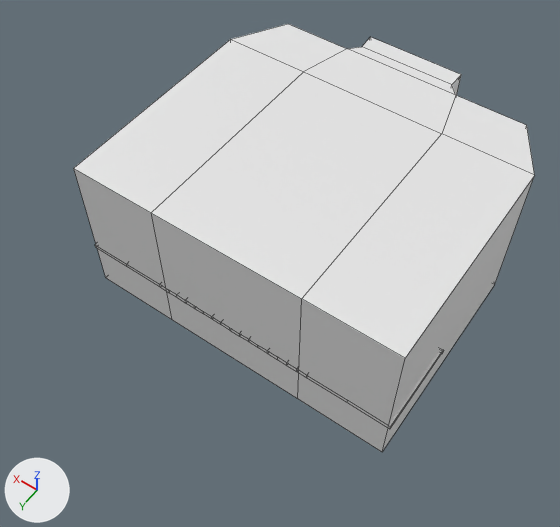
Before and after pictures for a commit that changed the FBX model PlayAwardSrc/Assets/PlayAward/Gfx/FBX/Hall/Hall_M.FBX.
Both versions are drawn from a 50 mm lens placed at (-64.3, 107.9, 157.1), pointed at (1.0, 16.5, 13.5). The axes (+X, +Y, +Z) are drawn at lower left. The lights are the same throughout. Mesh edges are drawn as thin lines. Where no turn or scale is listed for an object, it has been applied to the vertices.

In view in the first picture: 'Hall'.
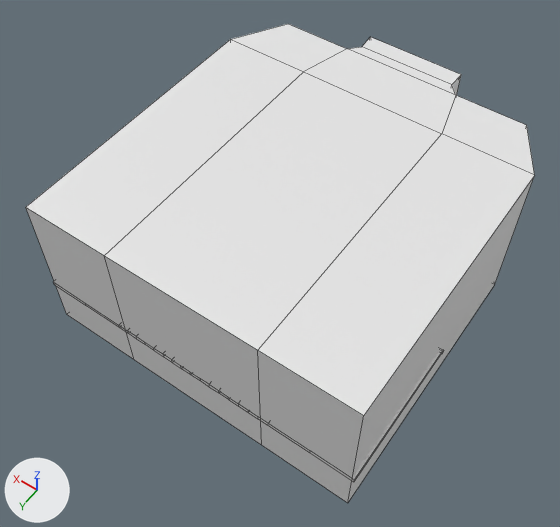
Diff of the bpy script that builds the scene:
```diff
--- a/PlayAwardSrc/Assets/PlayAward/Gfx/FBX/Hall/Hall_M.FBX.py
+++ b/PlayAwardSrc/Assets/PlayAward/Gfx/FBX/Hall/Hall_M.FBX.py
@@ me_mesh @@
 me_mesh.from_pydata(...)  # 212 vertices, 205 faces; spans x -41.4..41.1, y -38.5..37.2, z -0.3..39.2
 # used by ob_hall; location = (0.0, 0.0, 0.0)
+# me_mesh part 1: all 50 vertices in x -41.2..40.9, y 37.2, z -0.3..39.0 are moved by (0.0, 13.8, 0.0)
```

Where the change shows, as pixel boxes [x1, y1, x2, y2] in the pictures (560 x 527 px; the box of a moved part takes in the faces that stretch with it):
'Hall', reshaped (10% wider, 12% taller): before [74, 24, 534, 452]; after [26, 24, 534, 503]
part 1 of me_mesh, moved or reshaped: before [74, 93, 484, 452]; after [26, 93, 484, 503]
